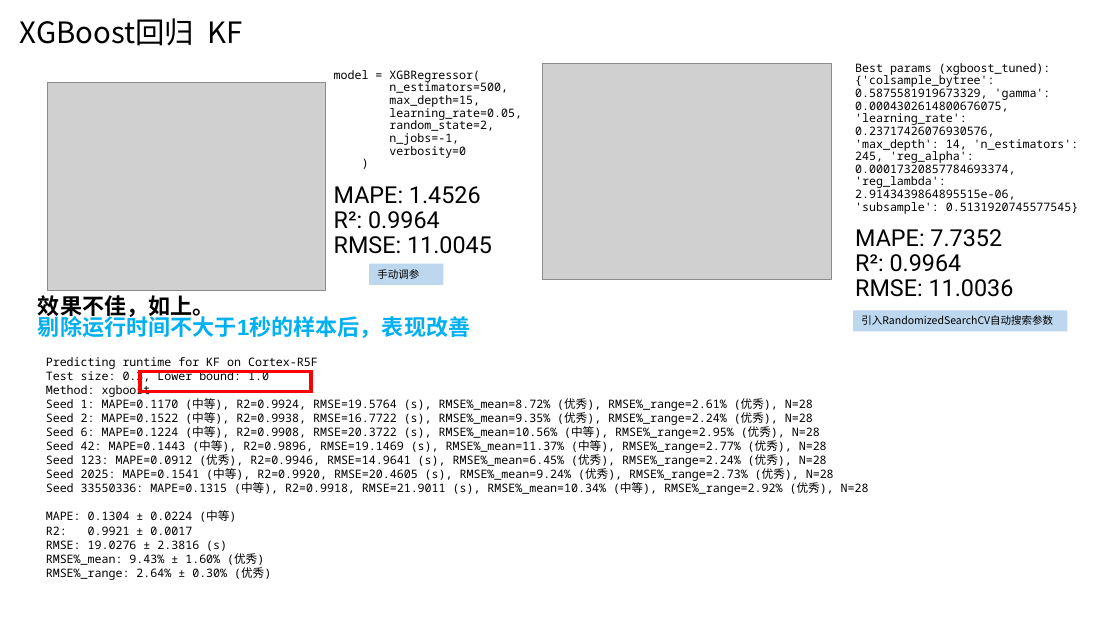
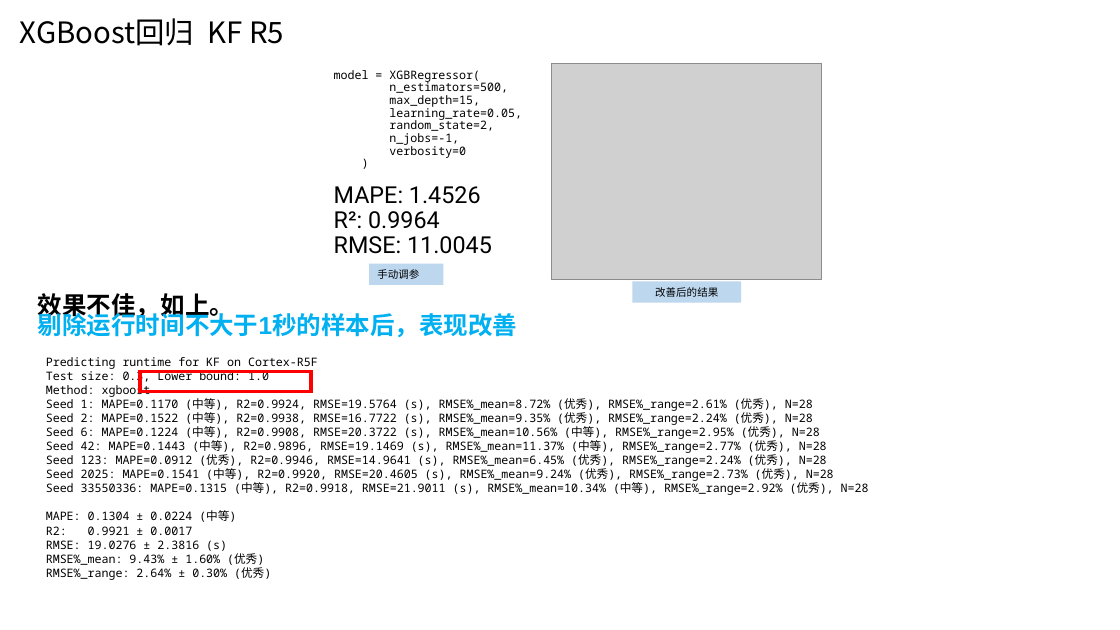
Before and after one commit to AE-26710/Time-Prediction, a slide deck: slide 14 of 20251106-同平台runtime预测-金.pptx (slide 22 before the commit). Drawn at 1120x630 pixels with LibreOffice and Linux fonts; fonts in the diff are those of the drawing; grey boxes stand for pictures. Boxes give left, top, right and bottom in pixels: in the first picture for what was removed or moved away, otherwise in the second. Text is boxed around its words. In the diff, an @@ line names an element or a change of style, - is before the commit and + after.

```diff
--- a/20251106-同平台runtime预测-金.pptx
+++ b/20251106-同平台runtime预测-金.pptx
@@ title at <box>20,18,284,46</box>: text changed @@
-XGBoost回归 KF
+XGBoost回归 KF R5
@@ picture removed at <box>48,82,326,291</box> @@
@@ picture: place and size @@
-picture at <box>543,63,832,280</box>
+picture at <box>552,63,823,280</box>
@@ text removed at <box>855,63,1079,297</box> @@
-Best params (xgboost_tuned): {'colsample_bytree': 0.5875581919673329, 'gamma': 0.0004302614800676075, 'learning_rate': 0.23717426076930576, 'max_depth': 14, 'n_estimators': 245, 'reg_alpha': 0.00017320857784693374, 'reg_lambda': 2.9143439864895515e-06, 'subsample': 0.5131920745577545}
-MAPE: 7.7352
-R²: 0.9964
-RMSE: 11.0036
@@ text "效果不佳，如上。" at <box>38,293,517,337</box>: size 18.9 to 21 pt; line spacing 0.8 to 0.7 @@
@@ rectangle added at <box>633,281,741,302</box>, fill #BDD7EE, 9 pt, text #000000 @@
+改善后的结果
@@ rectangle removed at <box>854,310,1068,331</box> @@
-引入RandomizedSearchCV自动搜索参数
```
Also in this commit, not shown: 6 other slides changed, 13 slides removed, 11 other files.
